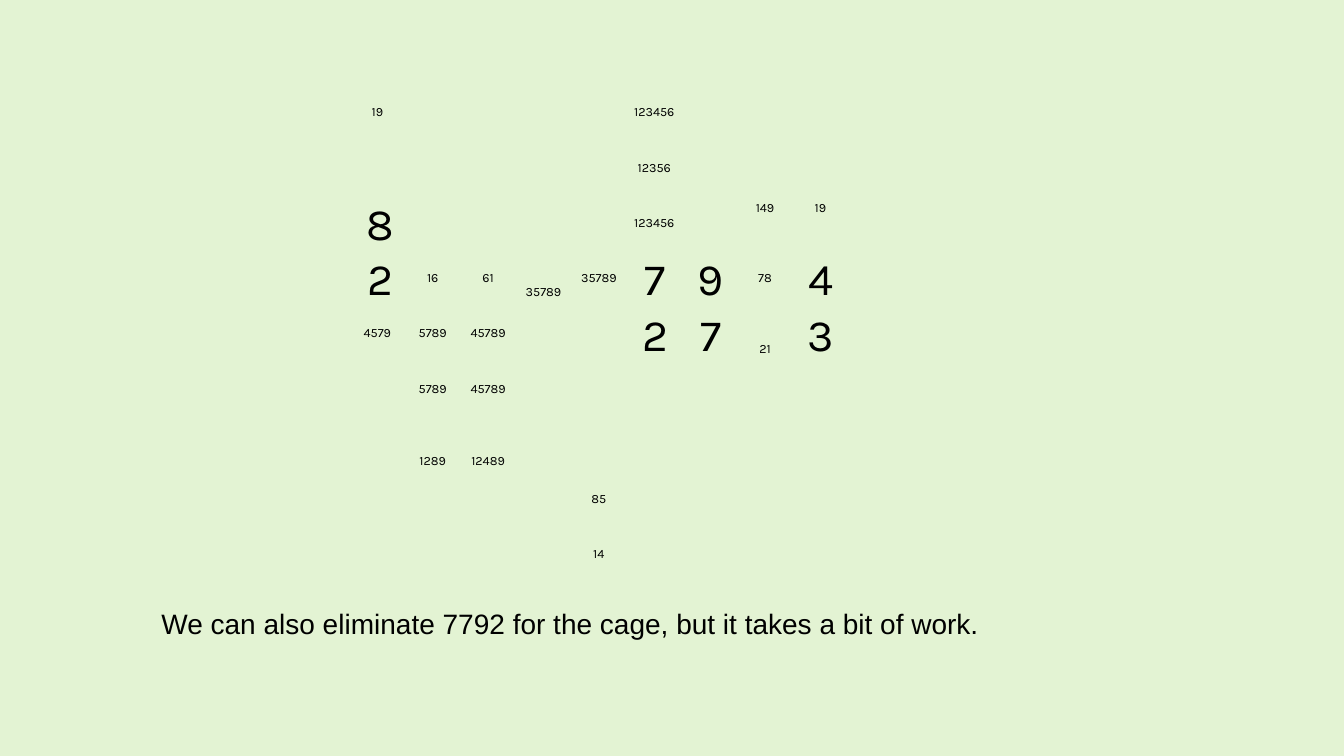
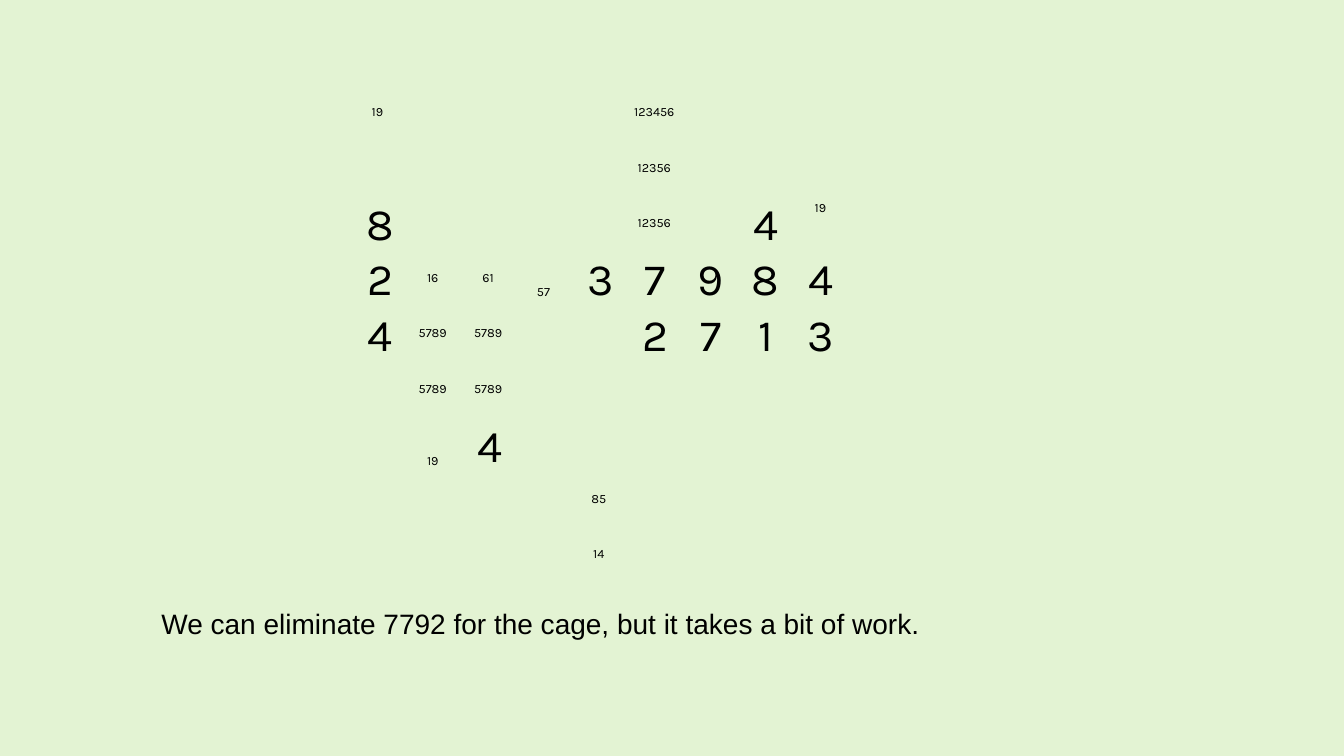
Before and after one commit to jhardis/WSJ_Number_Puzzles, a slide deck: slide 20 of 20260822_2.pptx (slide 17 before the commit). Drawn at 1344x756 pixels with LibreOffice and Linux fonts; fonts in the diff are those of the drawing; background and template pictures are left out. Boxes give left, top, right and bottom in pixels: in the first picture for what was removed or moved away, otherwise in the second. Text is boxed around its words. In the diff, an @@ line names an element or a change of style, - is before the commit and + after.

```diff
--- a/20260822_2.pptx
+++ b/20260822_2.pptx
@@ text removed at (756,204,775,212) @@
-149
@@ text at (638,219,671,227): text changed @@
-123456
+12356
@@ text added at (753,211,778,240), 32 pt, text #000000 @@
+4
@@ text added at (587,266,613,296), 32 pt, text #000000 @@
+3
@@ text added at (752,266,780,296), 32 pt, text #000000 @@
+8
@@ text at (537,288,550,296): text changed @@
-35789
+57
@@ text removed at (581,274,617,282) @@
-35789
@@ text removed at (758,274,772,282) @@
-78
@@ text removed at (364,329,391,337) @@
-4579
@@ text added at (368,322,393,351), 32 pt, text #000000 @@
+4
@@ text at (474,329,502,337): text changed @@
-45789
+5789
@@ text added at (758,322,773,351), 32 pt, text #000000 @@
+1
@@ text removed at (759,345,770,353) @@
-21
@@ text at (474,385,502,393): text changed @@
-45789
+5789
@@ text added at (478,433,503,462), 32 pt, text #000000 @@
+4
@@ text at (427,457,438,465): text changed @@
-1289
+19
@@ text removed at (471,457,505,465) @@
-12489
@@ text at (161,613,919,639): text changed @@
-We can also eliminate 7792 for the cage, but it takes a bit of work.
+We can eliminate 7792 for the cage, but it takes a bit of work.
```
Also in this commit, not shown: 31 other slides changed, 8 slides added, 29 slides removed.
